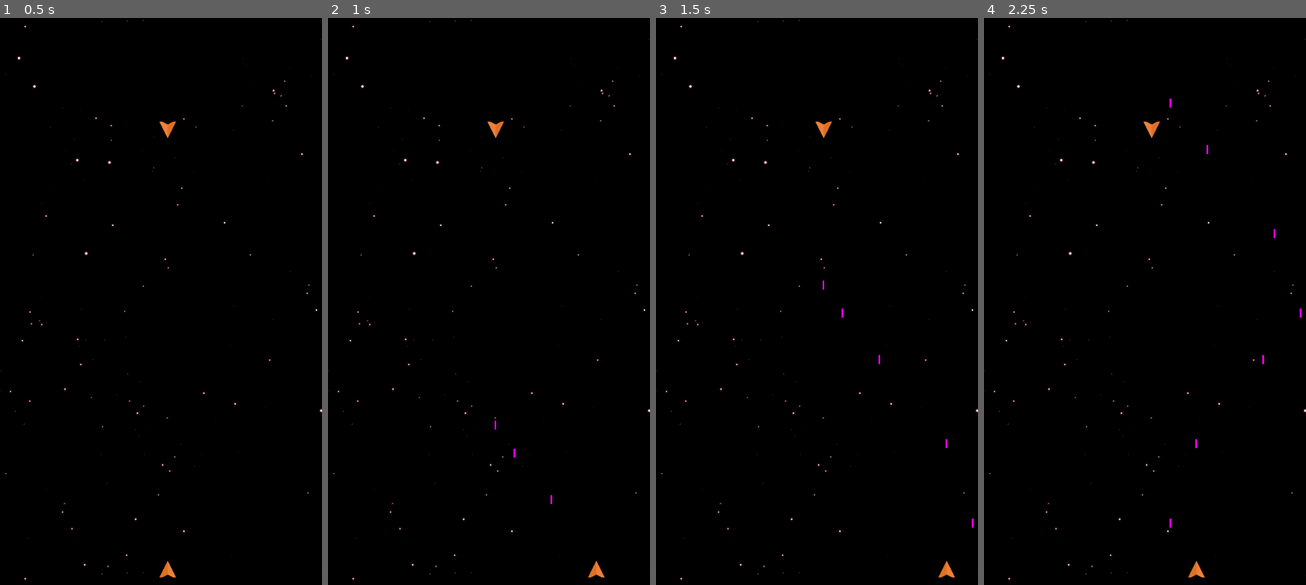
Above: before the commit, frames 1-4 (left to right).
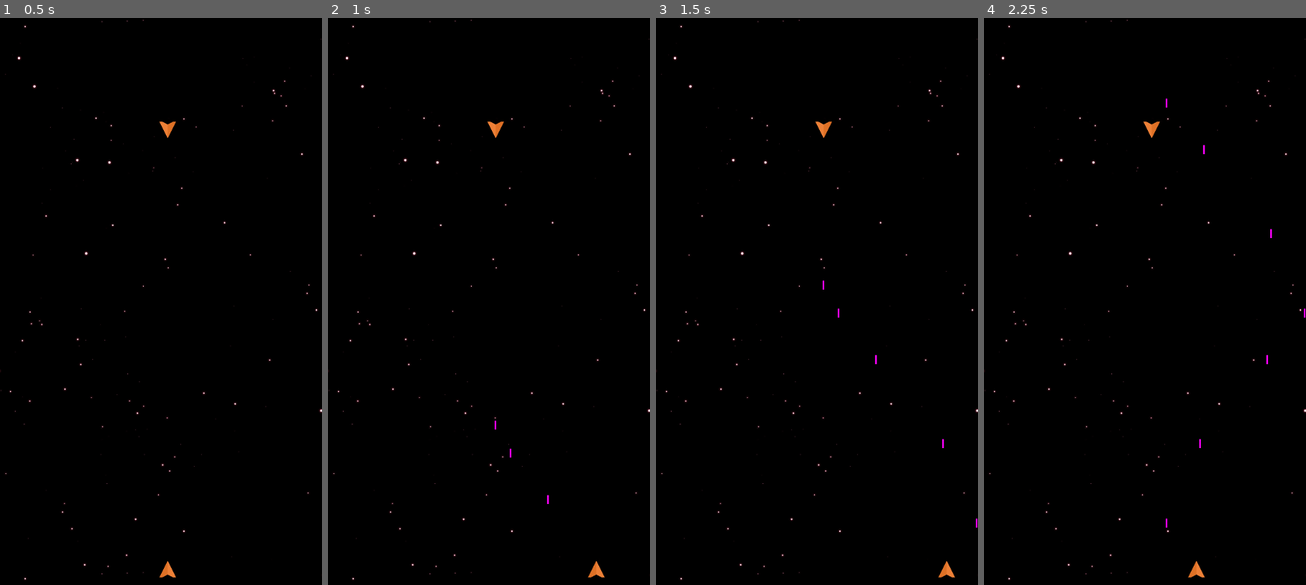
Above: after the commit, the same moments.

Repository: alpanka/SpaceShooter
Game: Godot game, scene res://scenes/main.tscn
Two runs of this game, one before a commit and one after it. Both use one fixed random seed, a clock stepped at 60 frames per second and the inputs below.
Inputs:
- Up to frame 1 (0.5 s): no input
- Up to frame 2 (1 s): tap Enter (ui_accept) at 0.5, 0.6, 0.77 s; hold Right (ui_right) from 0.53 s (still down)
- Up to frame 3 (1.5 s): tap Enter (ui_accept) at 1.07, 1.35 s; release Right (ui_right) at 1.28 s; hold Left (ui_left) from 1.28 s (still down)
- Up to frame 4 (2.25 s): tap Enter (ui_accept) at 1.52, 1.82, 2.1 s; release Left (ui_left) at 2.03 s; hold Right (ui_right) from 2.03 s (still down)

Frame 1 is identical in both runs. In frame 2, less than 0.1% of the frame differs, in the area x 56-70%, y 75-86%; in frame 3, less than 0.1%; in frame 4, 0.2%, in the area x 56-100%, y 14-90%.

Commit message:
Refactoring to mdoules
PlayerInputController
PlayerMovementComponent

Diff:
--- /dev/null
+++ b/modules/components_player/player_input_controller.gd
@@ -0,0 +1,33 @@
+class_name PlayerInputController
+extends Node
+
+@export var movement_controller: PlayerMovementController
+@export var actor: Player
+
+
+func _ready() -> void:
+	_initialize_controller()
+
+
+func _process(delta: float) -> void:
+	_check_player_input()
+
+
+## Initial setup
+func _initialize_controller() -> void:
+	## Get owner/actor
+	actor = get_owner()
+
+	if actor == null:
+		push_warning("Unable to get player node!")
+
+
+
+## Player input listener
+func _check_player_input() -> void:
+	## Check movement key press
+	movement_controller.direction.x = Input.get_axis("ui_left", "ui_right")
+
+	## Attack action
+	if Input.is_action_just_pressed("ui_accept"):
+		actor.launch_projectile()
--- /dev/null
+++ b/modules/components_player/player_movement_component.gd
@@ -0,0 +1,49 @@
+class_name PlayerMovementController
+extends Node
+
+var speed_init: float = 400.0
+var speed_max: float = 800.0
+var speed_current: float = speed_init
+var acceleration: float = 20.0
+
+var direction: Vector2
+
+var actor: Player
+
+
+func _ready() -> void:
+	_initialize_controller()
+
+
+func _process(delta: float) -> void:
+	_player_movment()
+
+
+func _initialize_controller() -> void:
+	## Get owner/actor
+	await get_owner().ready
+	actor = get_owner()
+
+	if actor == null: push_error("Unable to get player node!")
+
+
+func _player_movment() -> void:
+	actor.velocity = speed_current * direction
+	actor.move_and_slide()
+
+
+
+
+
+
+
+## Smooth out movement and include acceleration
+#func _accelerate(_target_dir: Vector2):
+	#var acceleration: float = 20
+	#var target_velocity: Vector2 = _target_dir * speed_max
+	#var smoothing: float = 1 - exp(- acceleration * get_process_delta_time())
+	#
+	#velocity = velocity.lerp(target_velocity, smoothing)
+#
+#func _decelerate() -> void:
+	#_accelerate(Vector2.ZERO)
--- a/scenes/player/player_ship.gd
+++ b/scenes/player/player_ship.gd
@@ -1,46 +1,17 @@
+class_name Player
 extends CharacterBody2D
 
 
 @export var projectile: PackedScene = preload("res://scenes/projectiles/projectile_base_scene.tscn")
 
-@export var speed_init: float = 400.0
-@export var speed_max: float = 800.0
-@export var acceleration: float = 20.0
-
 @onready var nozzle_left: Marker2D = $Nozzle/NozzleLeft
 @onready var nozzle_center: Marker2D = $Nozzle/NozzleCenter
 @onready var nozzle_right: Marker2D = $Nozzle/NozzleRight
 
-var direction: Vector2
 
-
-func _ready() -> void:
-	pass
-
-
-func _process(_delta: float) -> void:
-	direction.x = Input.get_axis("ui_left", "ui_right")
-	velocity = direction * speed_init
-	move_and_slide()
-
-	if Input.is_action_just_pressed("ui_accept"):
-		_launch_projectile()
-
-
-
-func _launch_projectile() -> void:
+## Launch attack
+func launch_projectile() -> void:
 	var projectile_instance: ProjectileBaseScene = projectile.instantiate()
 	var projectile_layer = get_tree().get_root()
 	projectile_instance.global_position = nozzle_center.global_position
 	projectile_layer.add_child(projectile_instance)
-
-
-# Smooth out movement and include acceleration
-func _accelerate(_target_dir: Vector2):
-	var target_velocity: Vector2 = _target_dir * speed_max
-	var smoothing: float = 1 - exp(- acceleration * get_process_delta_time())
-
-	velocity = velocity.lerp(target_velocity, smoothing)
-
-func _decelerate() -> void:
-	_accelerate(Vector2.ZERO)
--- a/scenes/player/player_ship.tscn
+++ b/scenes/player/player_ship.tscn
@@ -1,7 +1,9 @@
-[gd_scene load_steps=4 format=3 uid="uid://b82ayfrdh46yp"]
+[gd_scene load_steps=6 format=3 uid="uid://b82ayfrdh46yp"]
 
 [ext_resource type="Texture2D" uid="uid://d1pauytmy1kcg" path="res://assets/ship_orange.png" id="1_apcl5"]
 [ext_resource type="Script" path="res://scenes/player/player_ship.gd" id="1_u3g5p"]
+[ext_resource type="Script" path="res://modules/components_player/player_movement_component.gd" id="3_eho44"]
+[ext_resource type="Script" path="res://modules/components_player/player_input_controller.gd" id="3_f0ojm"]
 
 [sub_resource type="RectangleShape2D" id="RectangleShape2D_afrhg"]
 size = Vector2(32, 32)
@@ -29,3 +31,13 @@
 [node name="Sprite2D" type="Sprite2D" parent="."]
 position = Vector2(0, -16)
 texture = ExtResource("1_apcl5")
+
+[node name="Modules" type="Node2D" parent="."]
+
+[node name="PlayerInputController" type="Node" parent="Modules" node_paths=PackedStringArray("movement_controller", "actor")]
+script = ExtResource("3_f0ojm")
+movement_controller = NodePath("../PlayerMovementComponent")
+actor = NodePath("../..")
+
+[node name="PlayerMovementComponent" type="Node" parent="Modules"]
+script = ExtResource("3_eho44")
Not shown, changed: icon.svg.import
Not shown, added: todo.md
